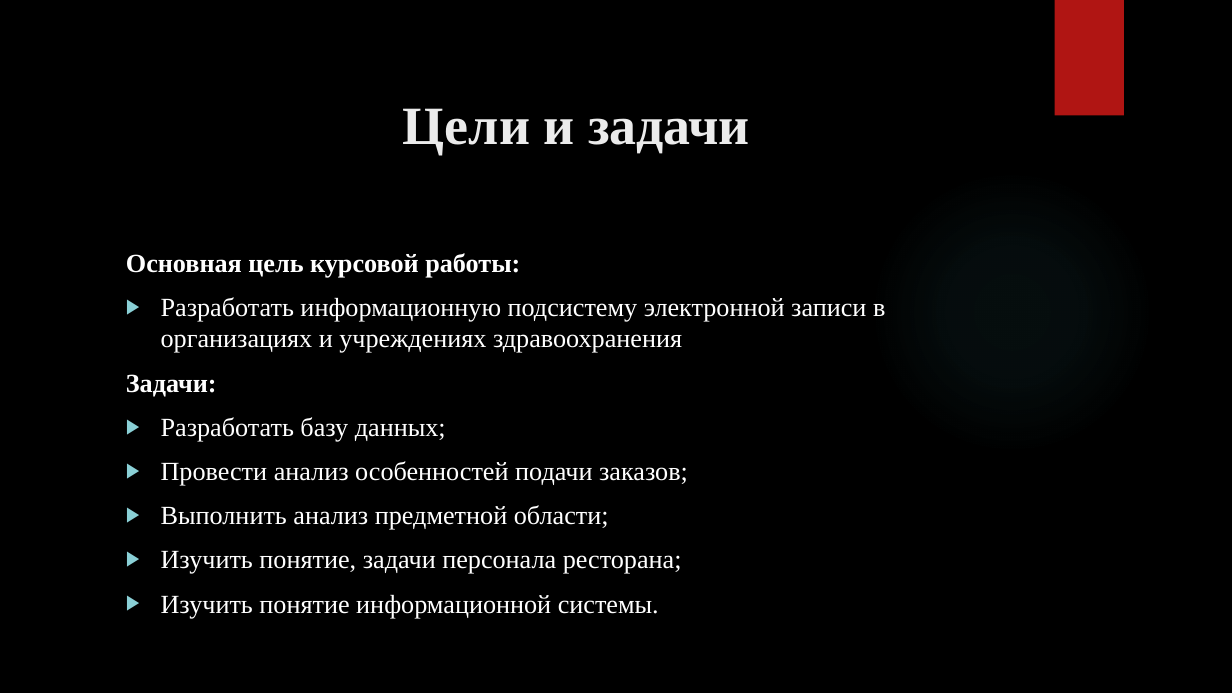
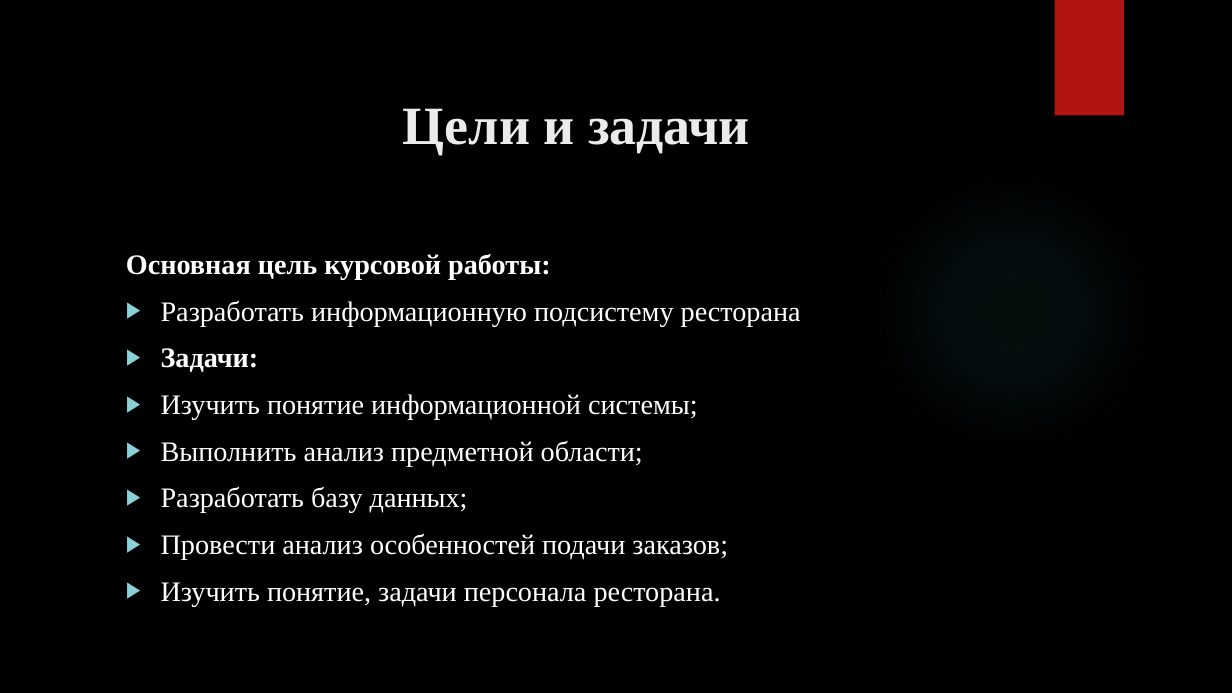
Before and after one commit to nefir2/kur, a slide deck: slide 3 of well, this is mine/presentation/remake to mine presentation/presentation.pptx. Drawn at 1232x693 pixels with LibreOffice and Linux fonts; fonts in the diff are those of the drawing; background and template pictures are left out. Boxes give left, top, right and bottom in pixels: in the first picture for what was removed or moved away, otherwise in the second. Text is boxed around its words. In the diff, an @@ line names an element or a change of style, - is before the commit and + after.

```diff
--- a/well, this is mine/presentation/remake to mine presentation/presentation.pptx
+++ b/well, this is mine/presentation/remake to mine presentation/presentation.pptx
@@ text at box(126, 254, 728, 560): size 20.4 to 22 pt in "Основная цель курсовой работы:", "Задачи:", "Разработать базу данных;", "Провести анализ особенностей подачи заказов;"; bullet none to ▶ @@
@@ text at box(161, 301, 801, 326): text changed; size 20.4 to 22 pt @@
-▶ Разработать информационную подсистему электронной записи в организациях и учреждениях здравоохранения
+▶ Разработать информационную подсистему ресторана
@@ text at box(161, 394, 698, 466): paragraphs added @@
+▶ Изучить понятие информационной системы;
+▶ Выполнить анализ предметной области;
@@ text at box(161, 582, 721, 606): text changed; size 20.4 to 22 pt @@
-▶ Выполнить анализ предметной области;
-▶ Изучить понятие, задачи персонала ресторана;
-▶ Изучить понятие информационной системы.
+▶ Изучить понятие, задачи персонала ресторана.
```
Also in this commit, not shown: 3 other slides changed, 2 slides added, 3 other files.
